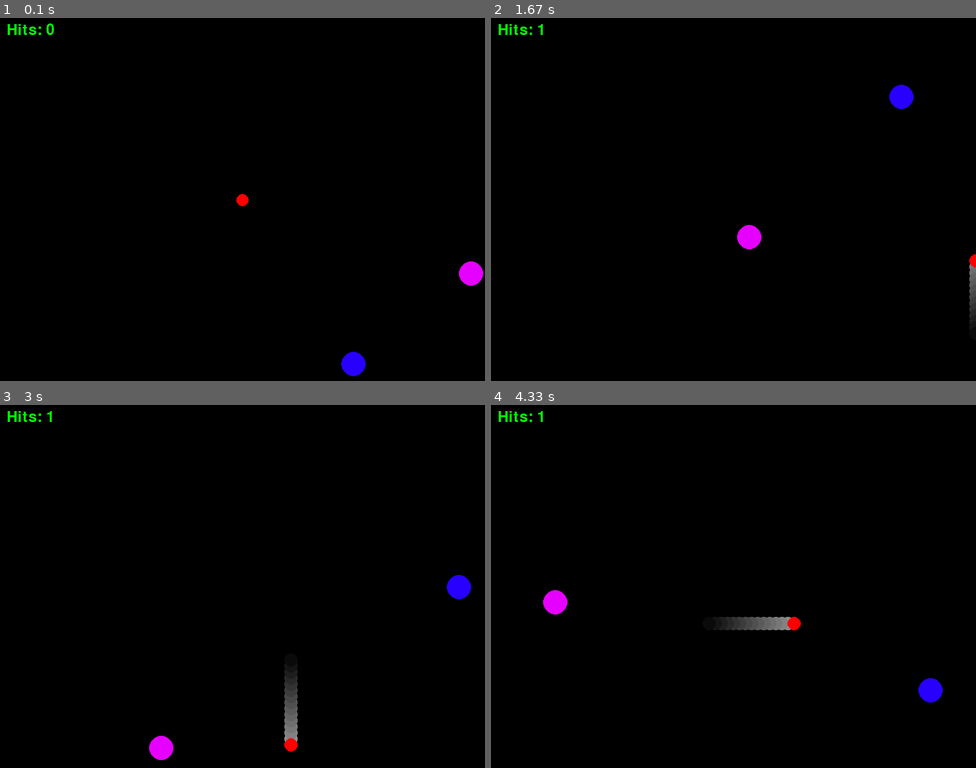
Above: before the commit, frames 1-4 (two rows, left to right).
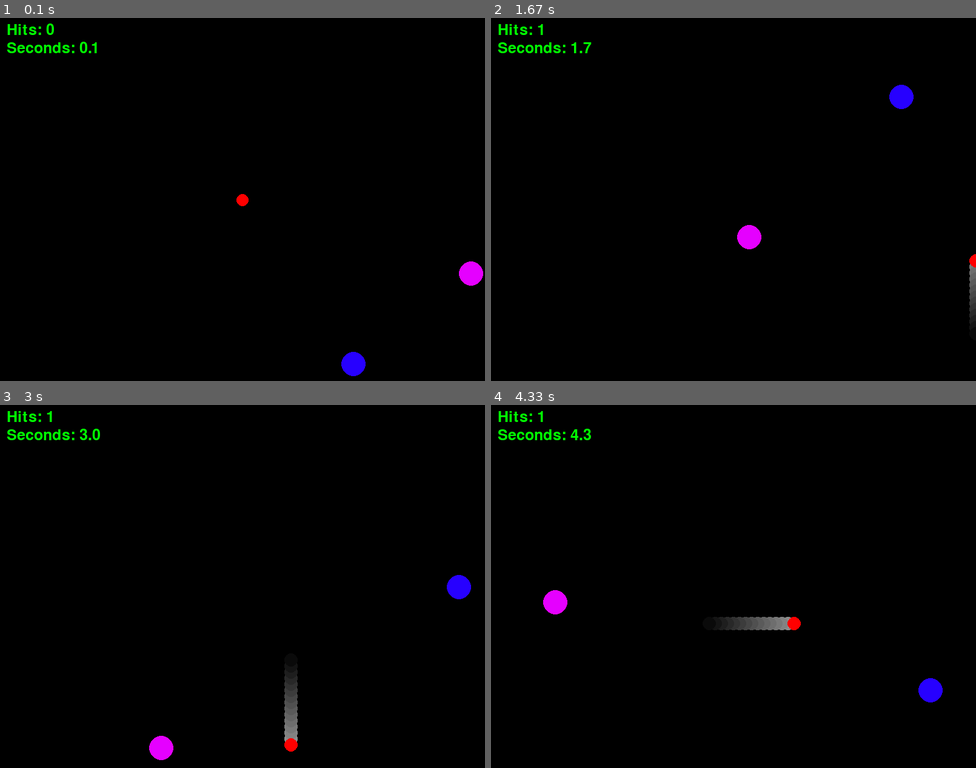
Above: after the commit, the same moments.

Repository: KarinaJadia/Other-Projects
Game: pygame game, started from dodgeball.py
Two runs of this game, one before a commit and one after it. Both use one fixed random seed, a clock stepped at 60 frames per second and the inputs below.
Inputs:
- Up to frame 1 (0.1 s): type "2 (at the terminal prompt)" at 0 s
- Up to frame 2 (1.67 s): hold S 0.33-0.8 s; hold Right 0.33-0.8 s; hold Right 0.83-1.3 s; hold W 1.33-1.63 s
- Up to frame 3 (3 s): hold A 2.17-2.7 s; hold Down from 2.73 s (still down)
- Up to frame 4 (4.33 s): release Down at 3.03 s; hold A 3.07-3.47 s; hold Up 3.5-3.87 s; hold D from 3.9 s (still down)

The runs differ from the first frame. In frame 1, 0.3% of the frame differs, in the area x 1-20%, y 6-10%; in frame 2, 0.3%; in frame 3, 0.3%, in the area x 1-21%, y 6-10%; in frame 4, 0.3%.

Commit message:
okay done

Diff:
--- a/dodgeball.py
+++ b/dodgeball.py
@@ -1,6 +1,7 @@
 import pygame
 import sys
 import random
+import time
 
 # important ball variables
 WIDTH, HEIGHT = 800, 600
@@ -46,17 +47,13 @@
     }
     balls.append(ball)
 
+start = time.time()
 # main game
 while True:
     for event in pygame.event.get():
         if event.type == pygame.QUIT:
             pygame.quit()
             sys.exit()
-
-    if user_ball["radius"] == MAX_HITS:
-        print('\ngame over!\n')
-        pygame.quit()
-        sys.exit()
 
     # update ball positions
     for ball in balls:
@@ -100,23 +97,35 @@
 
     # user balls to control
     keys = pygame.key.get_pressed()
-    if (keys[pygame.K_w] or keys[pygame.K_UP]) and not(user_ball["y"] < 10):
+    if (keys[pygame.K_w] or keys[pygame.K_UP]) and not(user_ball["y"] < user_ball["radius"]*0.85):
         user_ball["y"] -= 10
-    if (keys[pygame.K_s] or keys[pygame.K_DOWN]) and not(user_ball["y"] > HEIGHT-10):
+    if (keys[pygame.K_s] or keys[pygame.K_DOWN]) and not(user_ball["y"] > HEIGHT-user_ball["radius"]*0.85):
         user_ball["y"] += 10
-    if (keys[pygame.K_a] or keys[pygame.K_LEFT]) and not(user_ball["x"] < 10):
+    if (keys[pygame.K_a] or keys[pygame.K_LEFT]) and not(user_ball["x"] < user_ball["radius"]*0.85):
         user_ball["x"] -= 10
-    if (keys[pygame.K_d] or keys[pygame.K_RIGHT]) and not(user_ball["x"] > WIDTH-10):
+    if (keys[pygame.K_d] or keys[pygame.K_RIGHT]) and not(user_ball["x"] > WIDTH-user_ball["radius"]*0.85):
         user_ball["x"] += 10
 
     # bg
     screen.fill((0, 0, 0))
 
-    # score text
+    # score and timer text
     text = font.render(f'Hits: {user_ball["hits"]}', True, "green", "black")
+    timetaken = time.time() - start
+    timer = font.render(f'Seconds: {timetaken:.1f}', True, "green", "black")
     textRect = text.get_rect()
+    timerRect = text.get_rect()
     textRect.center = (50, 20)
+    timerRect.center = (50, 50)
     screen.blit(text, textRect)
+    screen.blit(timer, timerRect)
+
+    # when the user loses
+    if user_ball["hits"] == MAX_HITS:
+        print('\ngame over!')
+        print(f'final time: {timetaken:.1f}\n')
+        pygame.quit()
+        sys.exit()
 
     # makes the trail
     trail = update_trail((user_ball["x"], user_ball["y"]), trail)
